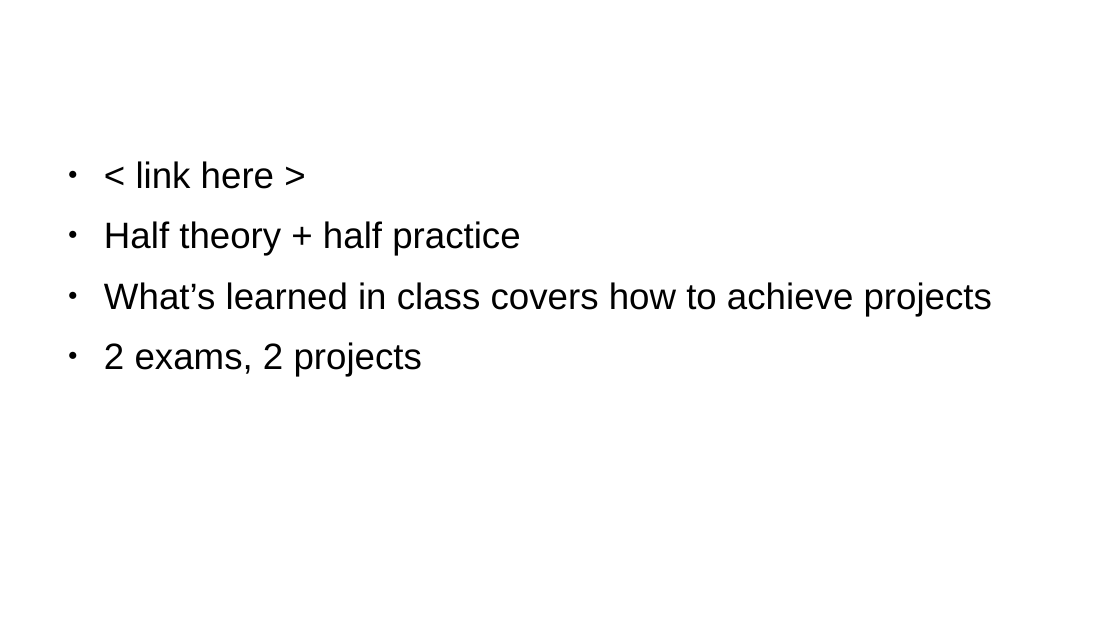
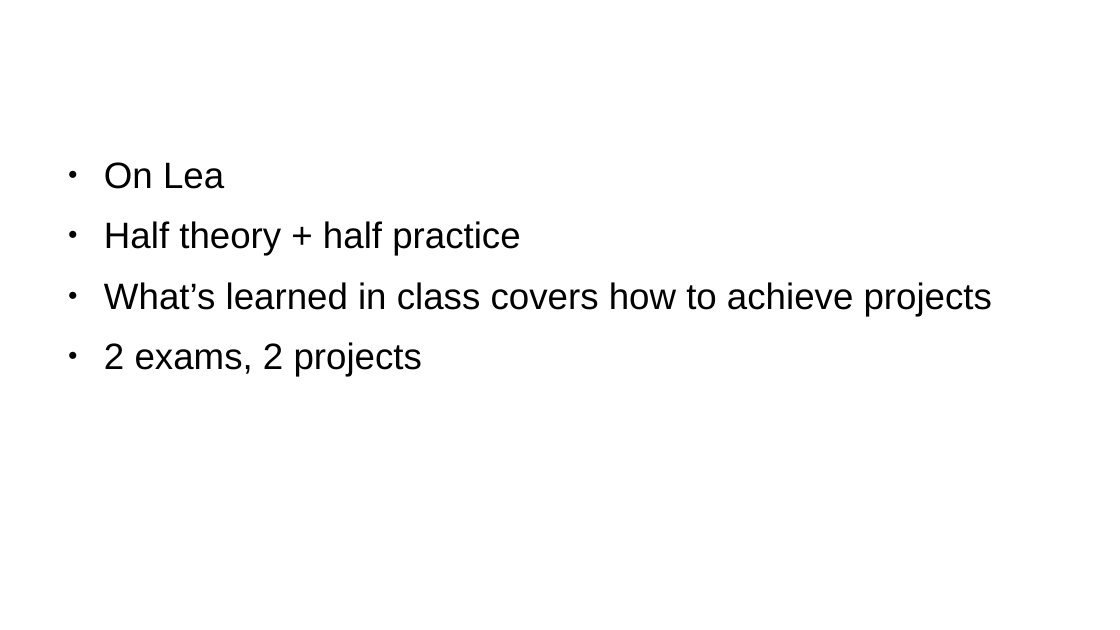
Before and after one commit to nayevaz/programming_introduction, a slide deck: slide 3 of week1/week1.odp. Drawn at 1120x630 pixels with LibreOffice and Linux fonts; fonts in the diff are those of the drawing; background and template pictures are left out. Boxes give left, top, right and bottom in pixels: in the first picture for what was removed or moved away, otherwise in the second. Text is boxed around its words. In the diff, an @@ line names an element or a change of style, - is before the commit and + after.

Commit message:
fix link

```diff
--- a/week1/week1.odp
+++ b/week1/week1.odp
@@ text at [104, 162, 224, 189]: text changed @@
-● < link here >
+● On Lea
```
Also in this commit, not shown: 1 other file.
